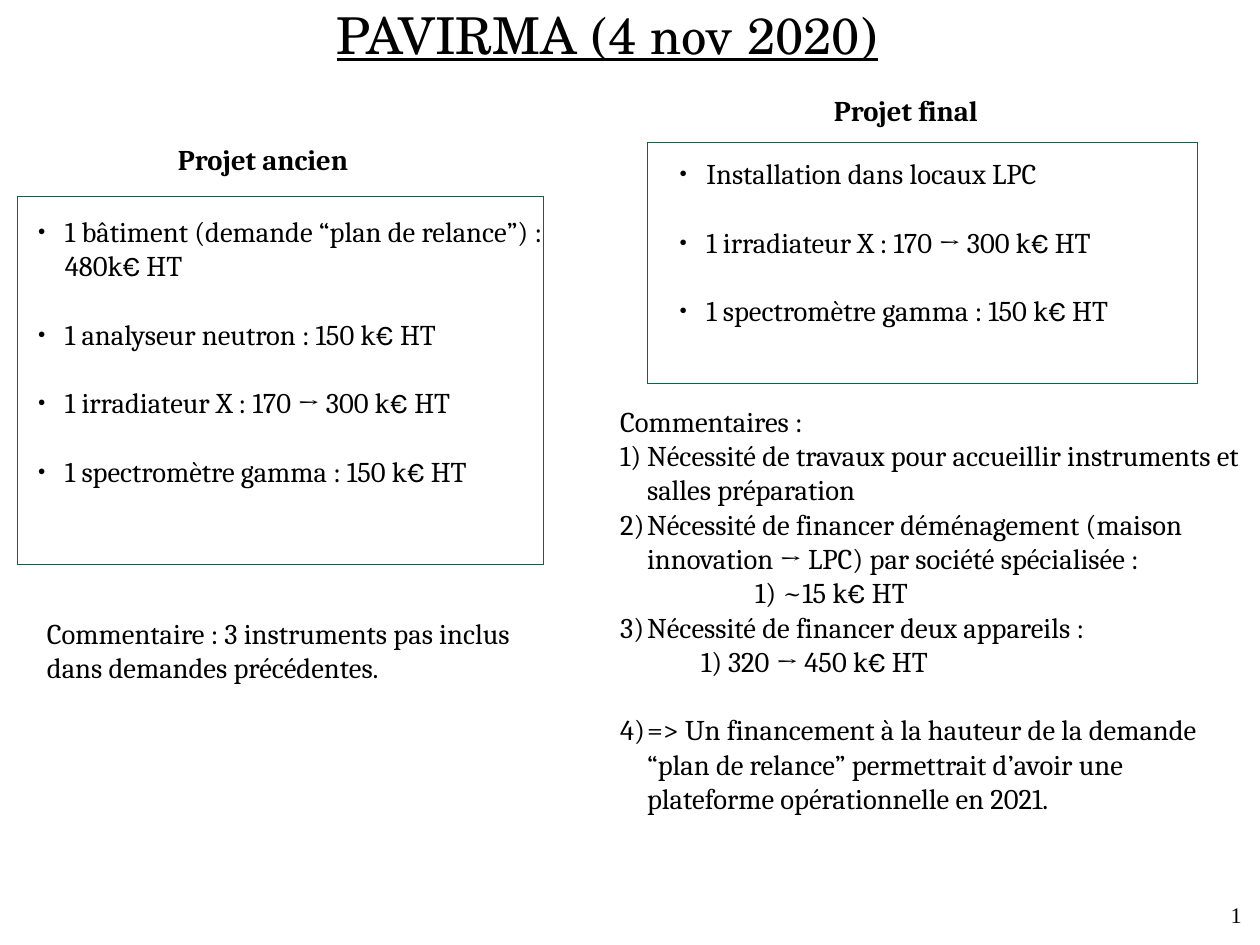
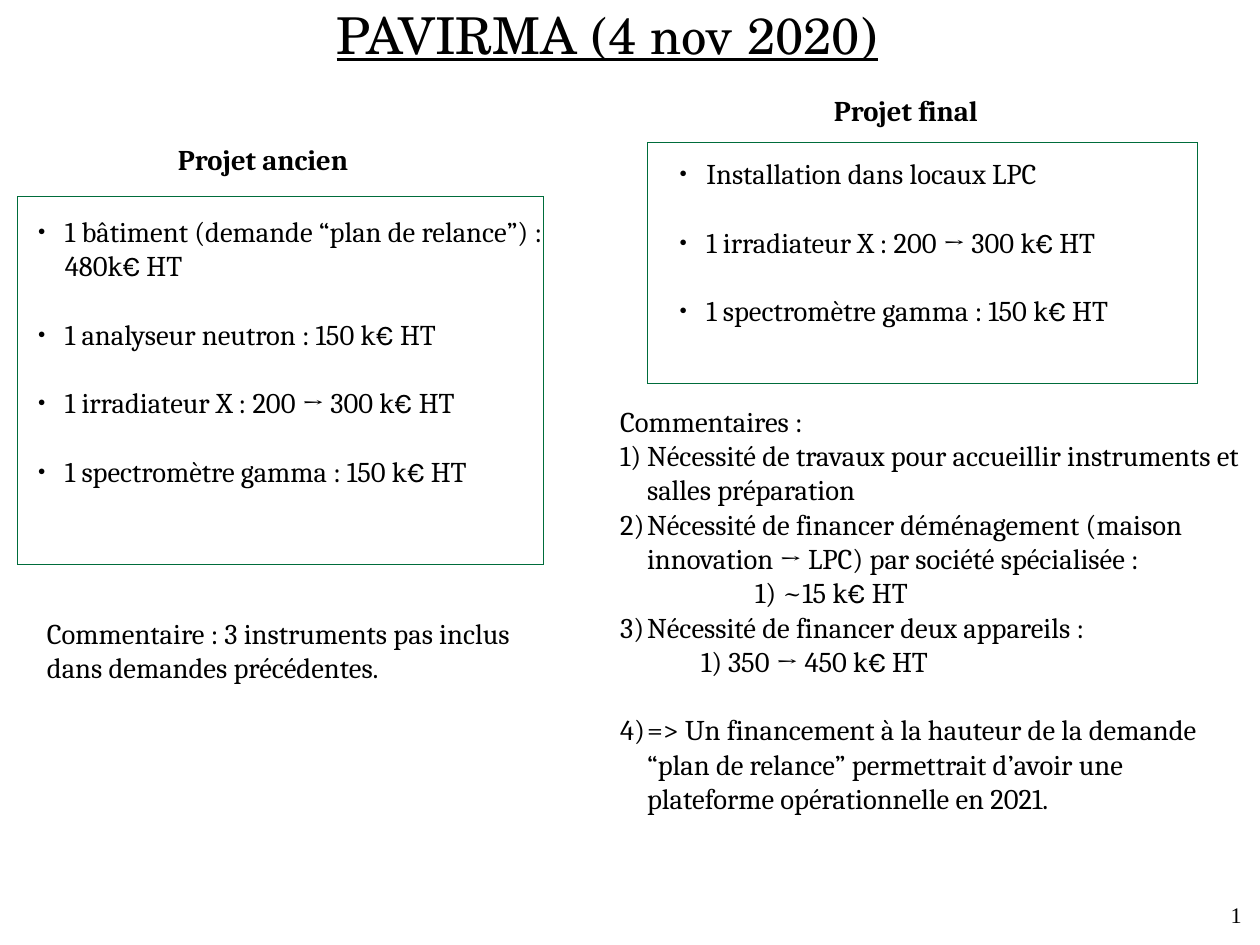
Before and after one commit to ebusato/talks-pavirma, a slide deck: slide 1 of 2020-11-04_PresentationALaPresidence/pavirma_2020-11-04.odp. Drawn at 1260x945 pixels with LibreOffice and Linux fonts; fonts in the diff are those of the drawing. Boxes give left, top, right and bottom in pixels: in the first picture for what was removed or moved away, otherwise in the second. Text is boxed around its words. In the diff, an @@ line names an element or a change of style, - is before the commit and + after.

```diff
--- a/2020-11-04_PresentationALaPresidence/pavirma_2020-11-04.odp
+++ b/2020-11-04_PresentationALaPresidence/pavirma_2020-11-04.odp
@@ text at (706,233,1095,254): text changed @@
-● 1 irradiateur X : 170 → 300 k€ HT
+● 1 irradiateur X : 200 → 300 k€ HT
@@ text at (65,393,455,414): text changed @@
-● 1 irradiateur X : 170 → 300 k€ HT
+● 1 irradiateur X : 200 → 300 k€ HT
@@ text at (728,652,928,673): text changed @@
-      1) 320 → 450 k€ HT
+      1) 350 → 450 k€ HT
```
Also in this commit, not shown: 2 other files.
